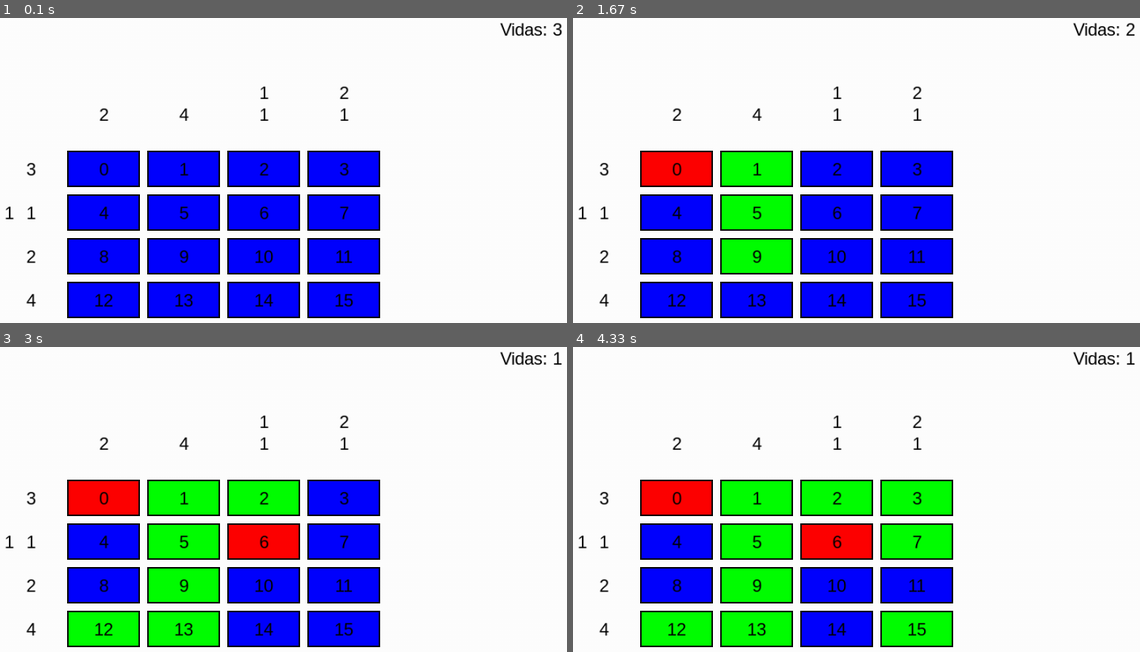
Above: before the commit, frames 1-4 (two rows, left to right).
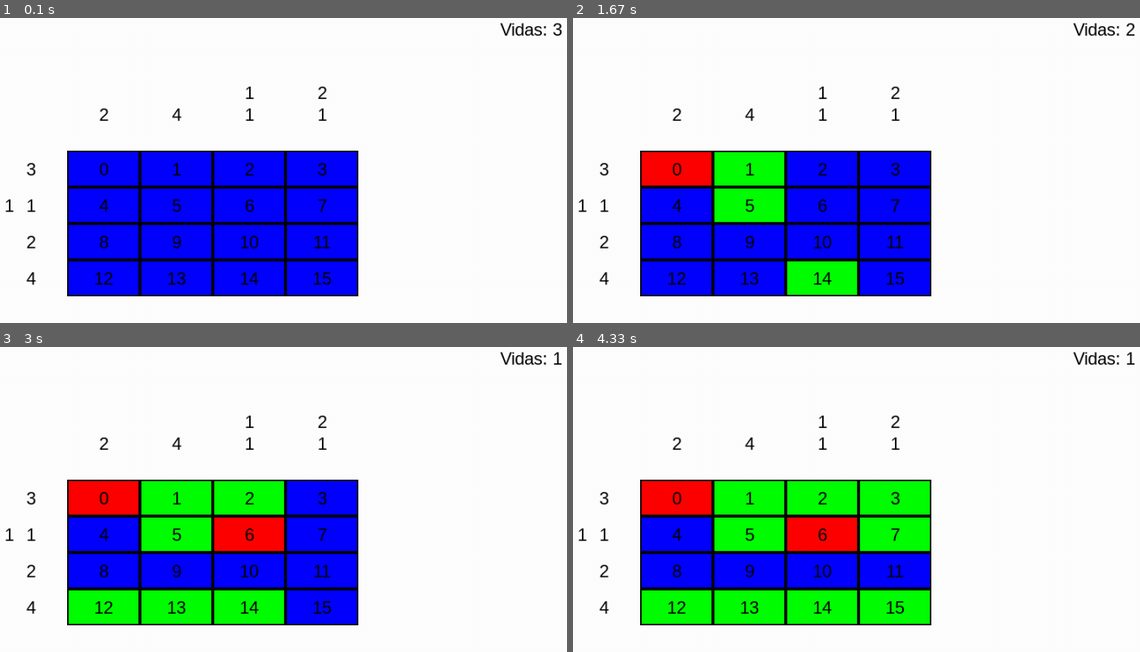
Above: after the commit, the same moments.

Repository: Karantooo/nonogram
Game: pygame game, started from Nonogram/scripts_de_prueba/pruebaspygame.py
Two runs of this game, one before a commit and one after it. Both use one fixed random seed, a clock stepped at 60 frames per second and the inputs below.
Inputs (mouse positions are in pixels of both pictures, inside the frame that each line leads up to):
- Up to frame 1 (0.1 s): no input
- Up to frame 2 (1.67 s): click (788, 258) at 0.38 s; click "0" at 0.72 s; click "1" at 1.05 s; click "5" at 1.38 s
- Up to frame 3 (3 s): click "12" at 1.72 s; click "2" at 2.05 s; click "6" at 2.38 s; click "13" at 2.72 s
- Up to frame 4 (4.33 s): click "3" at 3.05 s; click "7" at 3.38 s; click "15" at 3.72 s

The runs differ from the first frame. In frame 1, 15% of the frame differs, in the area x 0-68%, y 22-99%; in frame 2, 17%; in frame 3, 18%; in frame 4, 18%.

Commit message:
fix: se arregla bug ocasionado por el cambio de nombres y se añade funcion main

Diff:
--- a/Nonogram/boton.py
+++ b/Nonogram/boton.py
@@ -1,5 +1,5 @@
 import pygame
-from Colores import Colores
+from colores import Colores
 
 
 class Boton:
--- a/Nonogram/main.py
+++ b/Nonogram/main.py
@@ -1,47 +1,47 @@
 import sys
 import pygame
 
-from Colores import Colores
-from Tablero import Tablero
-
-# Inicializar Pygame
-pygame.init()
-
-# Configurar la pantalla
-screen = pygame.display.set_mode((1000, 700))
-pygame.display.set_caption("Mi primer juego en Pygame")
-
-tablero = Tablero()
-
-corriendo = True
-
-while corriendo:
-    for event in pygame.event.get():
-        if event.type == pygame.QUIT:
-            pygame.quit()
-            sys.exit()
-        if event.type == pygame.MOUSEBUTTONDOWN:
-            mouse_pos = event.pos  # Obtener la posición del ratón al hacer clic
-            tablero.validar_click(mouse_pos)
-
-    if tablero.ganado():
-        print("gg")
-        corriendo = False
-
-    if tablero.get_vidas() == 0 or tablero.get_vistos() == 16:
-        corriendo = False
-
-    # Llenar la pantalla de blanco
-    screen.fill(Colores.BLANCO)
-
-    tablero.imprimir(screen)
-
-    # Actualizar la pantalla
-    pygame.display.flip()
-
-    # Controlar los FPS
-    pygame.time.Clock().tick(60)
+from colores import Colores
+from tablero import Tablero
 
 
-# Salir de Pygame
-pygame.quit()
+def main():
+    global tablero
+    # Inicializar Pygame
+    pygame.init()
+    # Configurar la pantalla
+    screen = pygame.display.set_mode((1000, 700))
+    pygame.display.set_caption("Mi primer juego en Pygame")
+    tablero = Tablero()
+    corriendo = True
+    while corriendo:
+        for event in pygame.event.get():
+            if event.type == pygame.QUIT:
+                pygame.quit()
+                sys.exit()
+            if event.type == pygame.MOUSEBUTTONDOWN:
+                mouse_pos = event.pos  # Obtener la posición del ratón al hacer clic
+                tablero.validar_click(mouse_pos)
+
+        if tablero.ganado():
+            print("gg")
+            corriendo = False
+
+        if tablero.get_vidas() == 0 or tablero.get_vistos() == 16:
+            corriendo = False
+
+        # Llenar la pantalla de blanco
+        screen.fill(Colores.BLANCO)
+
+        tablero.imprimir(screen)
+
+        # Actualizar la pantalla
+        pygame.display.flip()
+
+        # Controlar los FPS
+        pygame.time.Clock().tick(60)
+    # Salir de Pygame
+    pygame.quit()
+
+if __name__ == '__main__':
+    main()
--- a/Nonogram/scripts_de_prueba/pruebaspygame.py
+++ b/Nonogram/scripts_de_prueba/pruebaspygame.py
@@ -73,7 +73,7 @@
 # Tamaño de los botones
 ancho_boton = 100
 alto_boton = 50
-espacio = 10
+espacio = 0
 
 # Crear una fuente para los números
 fuente = pygame.font.SysFont('Arial', 24)
--- a/Nonogram/tablero.py
+++ b/Nonogram/tablero.py
@@ -1,8 +1,8 @@
-from Boton import Boton
+from boton import Boton
 import numpy as np
 import pygame
 
-from Orientado_Objeto.Colores import Colores
+from colores import Colores
 
 
 class Tablero:
@@ -56,8 +56,8 @@
 
         # Tamaño de los botones
         self.ancho_boton = 100
-        self.alto_boton = 50
-        self.espacio = 10
+        self.alto_boton = 100
+        self.espacio = 0
 
         # Crear una matriz 4x4 de None
         self.botones = [[None for _ in range(4)] for _ in range(4)]
Not shown, changed: .gitignore
